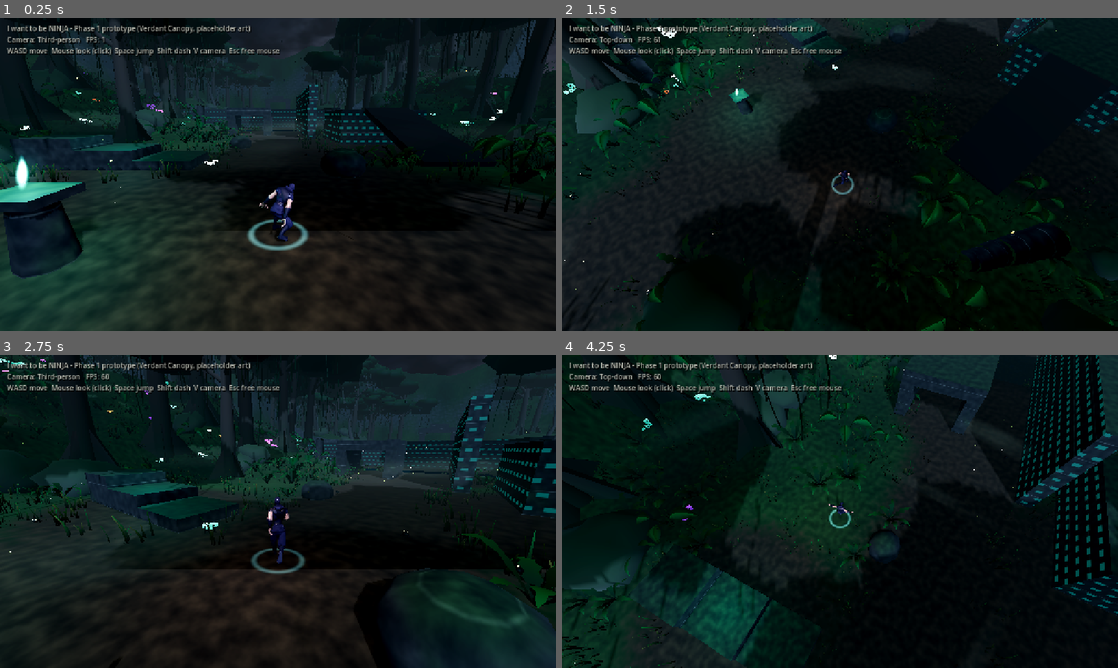
Above: before the commit, frames 1-4 (two rows, left to right).
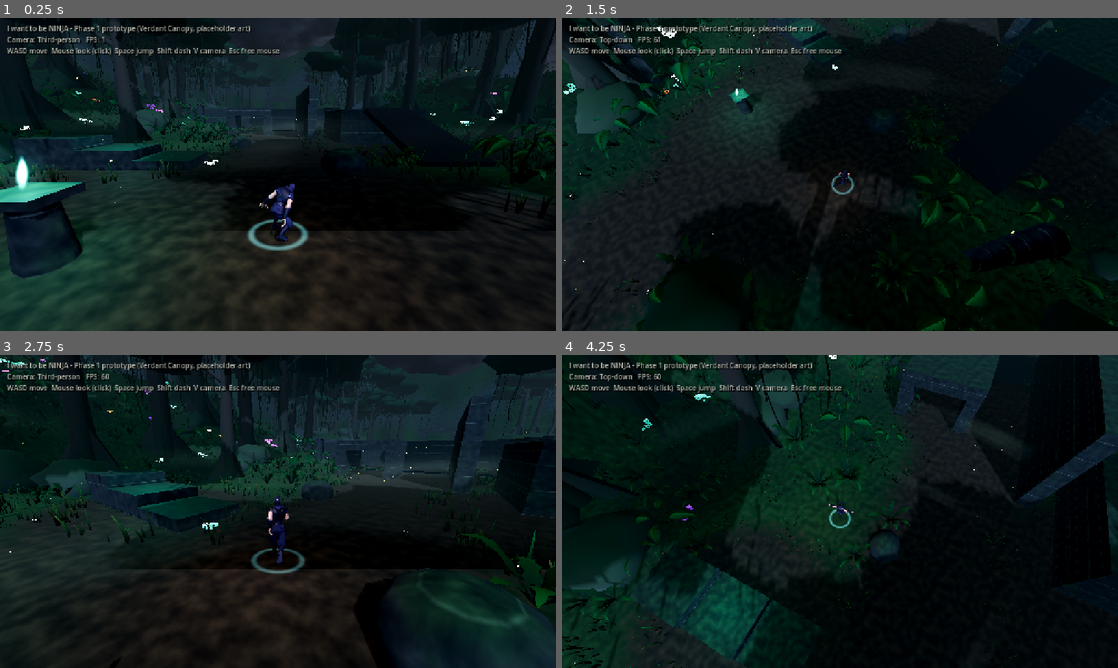
Above: after the commit, the same moments.

Repository: sk33b33/I-Want-To-Be-NINJA-
Game: Godot game, scene res://scenes/main/main.tscn
Two runs of this game, one before a commit and one after it. Both use one fixed random seed, a clock stepped at 60 frames per second and the inputs below.
Inputs (mouse positions are in pixels of both pictures, inside the frame that each line leads up to):
- Up to frame 1 (0.25 s): no input
- Up to frame 2 (1.5 s): move the mouse to (962, 158) at 0.52 s; hold D (move_right) 0.53-1.28 s; hold V (camera_toggle) 0.53-1.28 s; click (962, 158) at 0.67 s; tap Space (jump) at 0.77, 1.07 s; move the mouse to (812, 174) at 1.27 s; hold W (move_forward) from 1.28 s (still down); tap Shift (sprint) at 1.35 s
- Up to frame 3 (2.75 s): keep holding W (move_forward); tap Space (jump) at 1.52, 1.82 s; move the mouse to (289, 505) at 2.02 s; hold V (camera_toggle) from 2.03 s (still down)
- Up to frame 4 (4.25 s): keep holding W (move_forward); move the mouse to (834, 517) at 2.77 s; release V (camera_toggle) at 2.78 s; tap Shift (sprint) at 2.85 s; click (834, 517) at 2.92 s; tap Space (jump) at 3.02, 3.32, 3.77, 4.07 s; move the mouse to (878, 514) at 3.52 s; hold V (camera_toggle) from 3.53 s (still down)

The runs differ from the first frame. In frame 1, 0.4% of the frame differs, in the area x 33-77%, y 21-40%; in frame 2, 0.3%; in frame 3, 0.9%; in frame 4, 1.7%, in the area x 81-100%, y 0-83%.

Commit message:
Tone down climbable handhold marks; add Phase 2 screenshots
Co-Authored-By: Claude Opus 5.5 <noreply@anthropic.com>
Claude-Session: https://claude.ai/code/session_01TQhzMRe1gkhg9DeemaJmiZ

Diff:
--- a/project/shaders/stone.gdshader
+++ b/project/shaders/stone.gdshader
@@ -42,10 +42,10 @@
 		vec2 g = vec2(dot(world_pos.xz, normalize(vec2(world_normal.z, -world_normal.x) + 0.0001)), world_pos.y);
 		vec2 cell = vec2(g.x * 1.4 + floor(g.y * 1.6) * 0.5, g.y * 1.6);
 		vec2 f = fract(cell) - 0.5;
-		float notch = (1.0 - smoothstep(0.12, 0.2, abs(f.y))) * (1.0 - smoothstep(0.22, 0.32, abs(f.x)));
+		float notch = (1.0 - smoothstep(0.06, 0.1, abs(f.y))) * (1.0 - smoothstep(0.12, 0.18, abs(f.x)));
 		notch *= side * climb_marks;
-		col = mix(col, stone_dark * 0.35, notch * 0.8);
-		EMISSION = climb_glow * notch * 0.35;
+		col = mix(col, stone_dark * 0.4, notch * 0.7);
+		EMISSION = climb_glow * notch * 0.12;
 	}
 	ALBEDO = col;
 	ROUGHNESS = 0.9;
